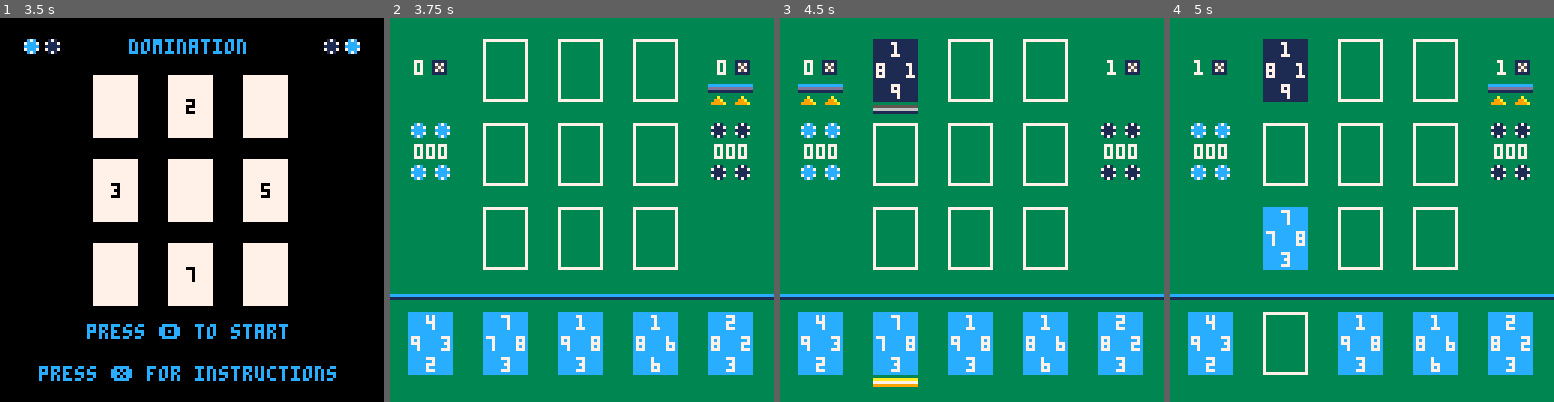
Above: before the commit, frames 1-4 (left to right).
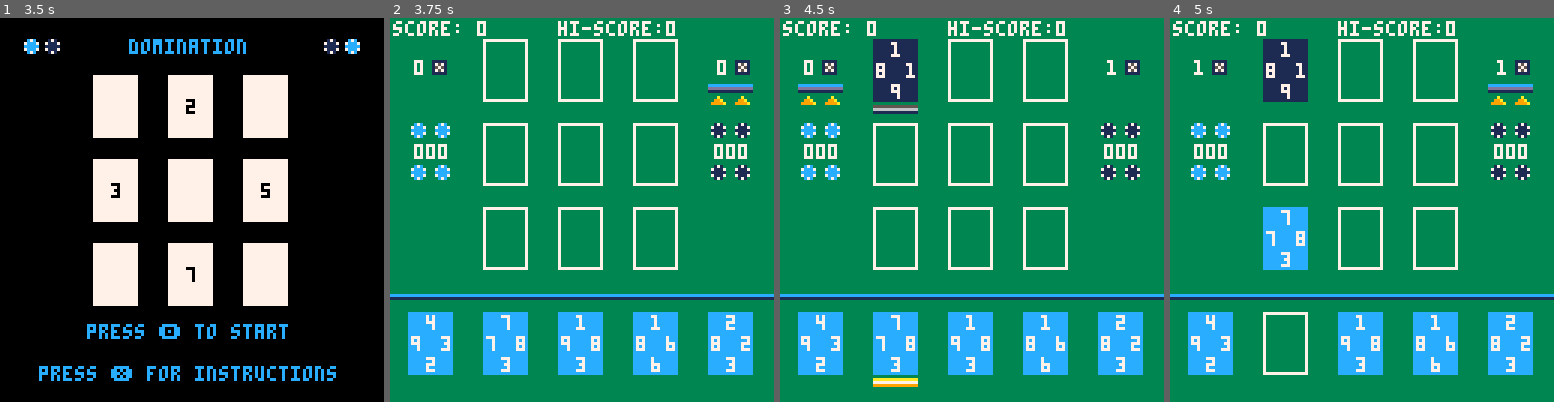
Above: after the commit, the same moments.

Repository: gcoulby/domination-p8
Game: PICO-8 cartridge domination.p8
Two runs of this game, one before a commit and one after it. Both use one fixed random seed, a clock stepped at 60 frames per second and the inputs below.
Inputs:
- Up to frame 1 (3.5 s): tap X (X key) at 0.33, 1.07, 1.85, 2.97 s; tap O (Z key) at 0.7, 1.7, 2.1, 2.5, 2.9, 3.3 s; hold Right 1.6-2.1 s; hold Up 2.15-2.42 s; hold Right 2.47-3.03 s; hold Left from 3.08 s (still down)
- Up to frame 2 (3.75 s): release Left at 3.58 s; hold Down from 3.63 s (still down); tap O (Z key) at 3.7 s
- Up to frame 3 (4.5 s): release Down at 3.97 s; hold Right from 4.02 s (still down); tap X (X key) at 4.08 s; tap O (Z key) at 4.1 s
- Up to frame 4 (5 s): tap O (Z key) at 4.5, 4.9 s; release Right at 4.68 s; hold Up from 4.73 s (still down)

Frame 1 is identical in both runs. In frame 2, 0.9% of the frame differs, in the area x 0-75%, y 0-5%; in frame 3, 0.9%; in frame 4, 0.9%.

Commit message:
added hi score for jones

Diff:
--- a/_globals.lua
+++ b/_globals.lua
@@ -22,3 +22,4 @@
 here = false
 aiFlips = 0
 aiCount = 0
+overallScore = 0
--- a/domination.p8
+++ b/domination.p8
@@ -1,6 +1,7 @@
 pico-8 cartridge // http://www.pico-8.com
 version 41
 __lua__
+cartdata("gcou_domination")
 #include _debug.lua
 #include _globals.lua
 #include _utils.lua
--- a/draw_functions.lua
+++ b/draw_functions.lua
@@ -167,12 +167,18 @@
     end
 end
 
+function drawOverallScore()
+    print ("score: " .. overallScore, 1, 1, 7)
+    print ("hi-score:" .. dget(0), 56, 1, 7)
+end
+
 function drawGame()
     -- map(0,0)
 
     drawBoard()
     drawScore(1)
     drawScore(2)
+    drawOverallScore()
     drawCardCount(1)
     drawCardCount(2)
     drawCursors()
--- a/game_logic.lua
+++ b/game_logic.lua
@@ -49,6 +49,13 @@
 function countCards()
     players[1]["gamescore"] = countPlayerCards(1)
     players[2]["gamescore"] = countPlayerCards(2)
+end
+
+function calculateScore()
+    overallScore = players[1]["wins"] - players[2]["wins"]
+    if overallScore > dget(0) then
+        dset(0, overallScore)
+    end
 end
 
 function changePlayers()
--- a/main.lua
+++ b/main.lua
@@ -1,6 +1,6 @@
 
 function _init()
-    debugLog("----------------------------------------------------------", "log", true)
+    -- debugLog("----------------------------------------------------------", "log", true)
 end
 
 function _update()
@@ -120,6 +120,7 @@
     if(started) then
         countCards();
         drawGame()
+        calculateScore();
         if isGameOver() then
             if(players[1]["gamescore"] > players[2]["gamescore"]) then
                 sfx(58)
Not shown, added: domination.p8.png
Not shown, changed: domination_html/domination.js
Not shown, changed: domination_html/index.html
